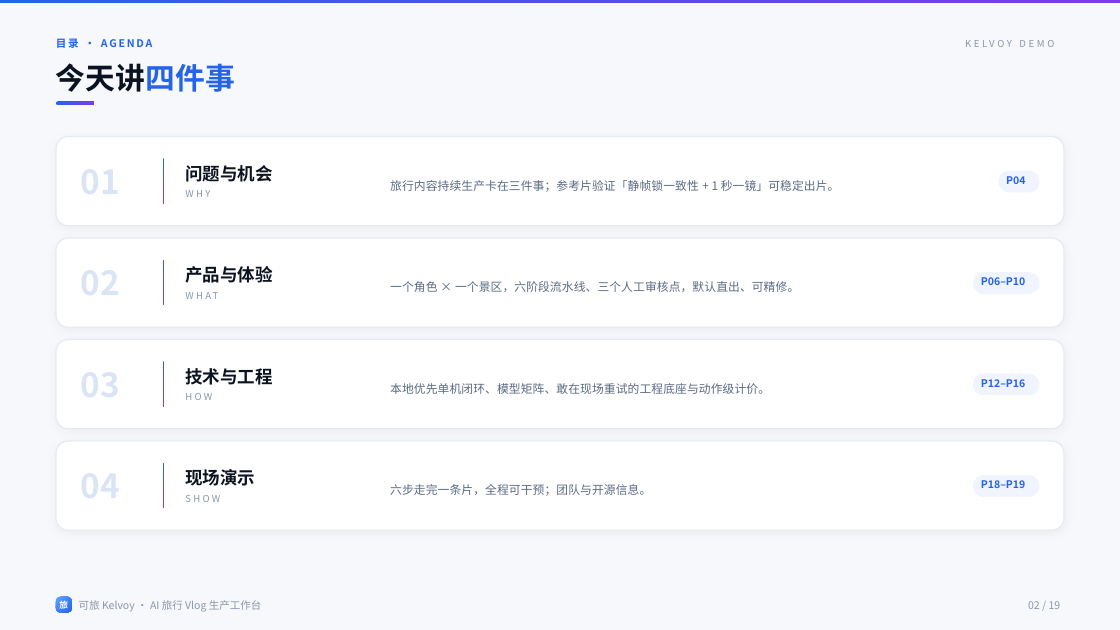
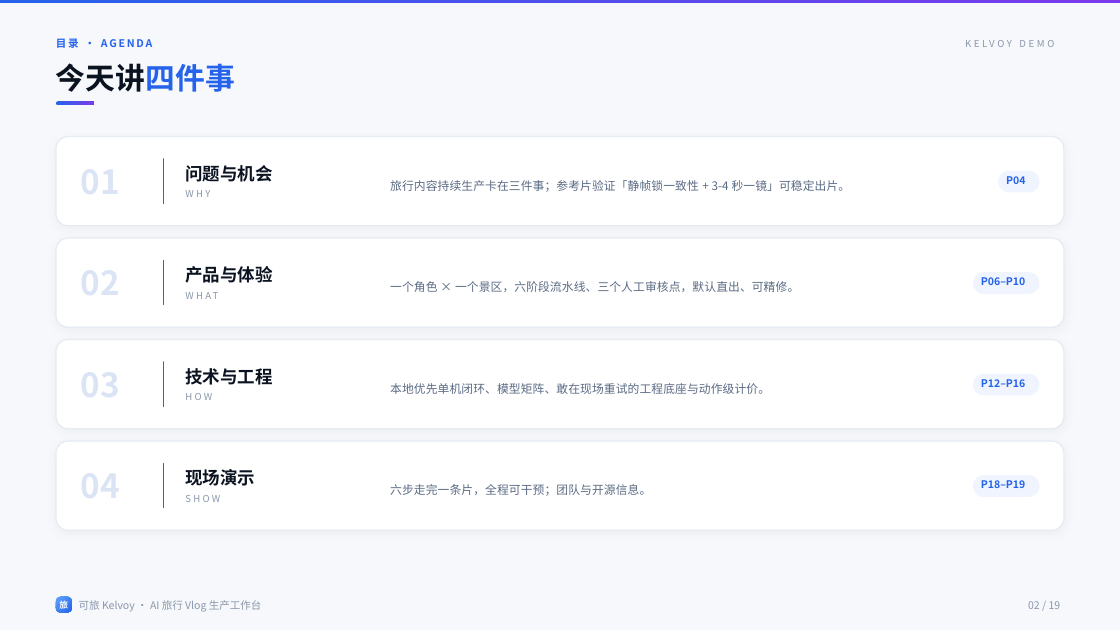
Before and after one commit to zhanghui-china/Kelvoy, a slide deck: slide 2 of docs/demo/Kelvoy可旅_DEMO-V0.3.pptx. Drawn at 1120x630 pixels with LibreOffice and Linux fonts; fonts in the diff are those of the drawing. Boxes give left, top, right and bottom in pixels: in the first picture for what was removed or moved away, otherwise in the second. Text is boxed around its words. In the diff, an @@ line names an element or a change of style, - is before the commit and + after.

```diff
--- a/docs/demo/Kelvoy可旅_DEMO-V0.3.pptx
+++ b/docs/demo/Kelvoy可旅_DEMO-V0.3.pptx
@@ text at (390,180,851,192): text changed @@
-旅行内容持续生产卡在三件事；参考片验证「静帧锁一致性 + 1 秒一镜」可稳定出片。
+旅行内容持续生产卡在三件事；参考片验证「静帧锁一致性 + 3-4 秒一镜」可稳定出片。
```
Also in this commit, not shown: 7 other slides changed, 4 other files.
